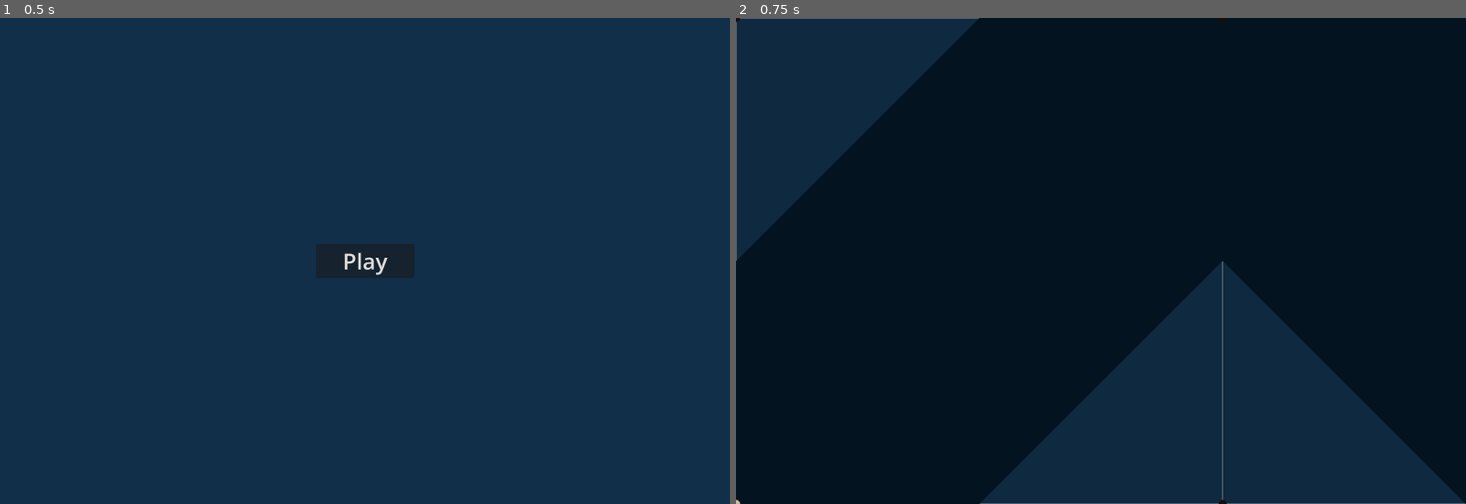
Above: before the commit, frames 1-2 (left to right).
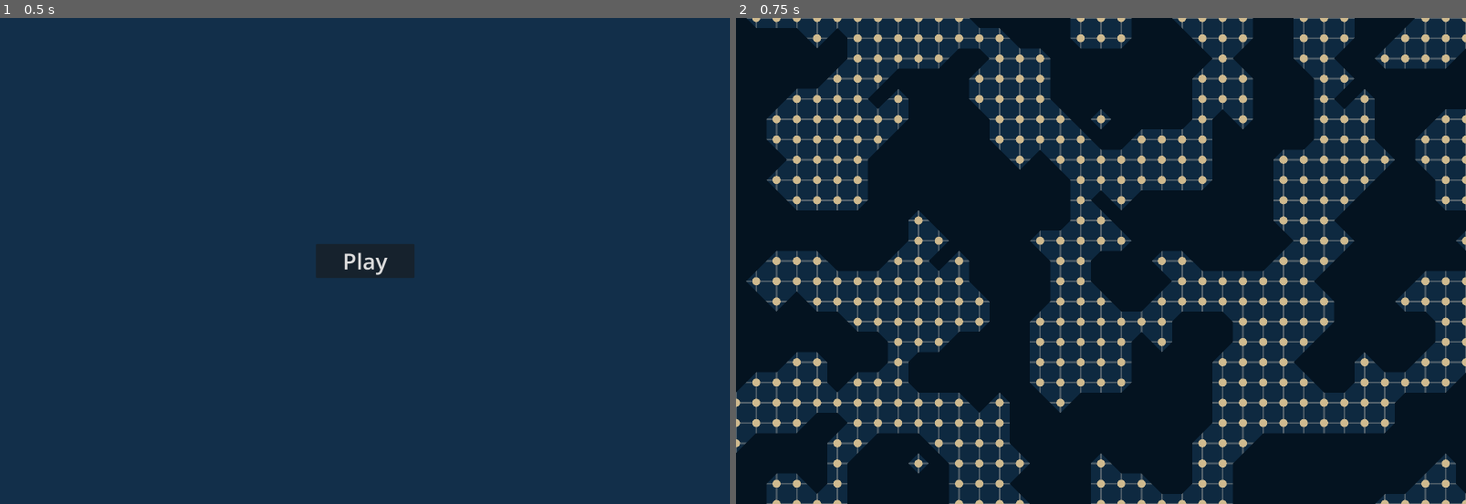
Above: after the commit, the same moments.

Repository: TrevorBuchanan/TestGogotGame
Game: Godot game, scene res://scenes/main.tscn
Same seed, same stepped clock (60 frames per second), same inputs: the game is played once before the commit and once after it.
Inputs:
- Up to frame 1 (0.5 s): no input
- Up to frame 2 (0.75 s): click "Play" at 0.5 s

Frame 1 is identical in both runs. In frame 2, 50% of the frame differs, in the area x 0-100%, y 0-100%.

Commit message:
Working marching squares

Diff:
--- a/scenes/test_marching_squares.tscn
+++ b/scenes/test_marching_squares.tscn
@@ -3,10 +3,11 @@
 [ext_resource type="Script" path="res://scripts/test_marching_squares.gd" id="1_p2fbi"]
 
 [sub_resource type="FastNoiseLite" id="FastNoiseLite_yf2uq"]
+frequency = 0.0031
 
 [sub_resource type="NoiseTexture2D" id="NoiseTexture2D_dtf1j"]
-width = 256
-height = 256
+width = 128
+height = 128
 noise = SubResource("FastNoiseLite_yf2uq")
 
 [node name="TestMarchingSquares" type="Node2D"]
@@ -16,5 +17,5 @@
 point_color2 = Color(0.109804, 0.0509804, 0.0352941, 1)
 line_color = Color(0.980392, 0.921569, 0.843137, 0.278431)
 marching_square_color = Color(0.0166773, 0.0733041, 0.127261, 1)
-grid_size = 1200
+isolevel = 0.49
 noise = SubResource("NoiseTexture2D_dtf1j")
--- a/scripts/test_marching_squares.gd
+++ b/scripts/test_marching_squares.gd
@@ -20,10 +20,11 @@
 	draw_rect(Rect2(0, 0, width, height), backgound_color)
 	# Draw reference lines
 	draw_lines()
+	# Draw reference points
+	draw_points()
 	# Draw marching squares
 	draw_marching_squares()
-	# Draw reference points
-	draw_points()
+
 
 func draw_lines():
 	var i = 0
@@ -44,10 +45,10 @@
 			j = 0
 			while j <= height:
 				var value = (noise.noise.get_noise_2d(i, j) + 1.0) / 2.0
-				if value < isolevel:
+				if value > isolevel:
+					value = 1.0
+				else:
 					value = 0.0
-				else:
-					value = 1.0
 				var lerp_color = point_color1.lerp(point_color2, value)
 				draw_circle(Vector2(i, j), 10, lerp_color)
 				j += grid_size
@@ -96,9 +97,9 @@
 					square_index |= 0b0001
 				if (noise.noise.get_noise_2d(i + grid_size, j) + 1.0) / 2.0 > isolevel:
 					square_index |= 0b0010
+				if (noise.noise.get_noise_2d(i + grid_size, j + grid_size) + 1.0) / 2.0 > isolevel:
+					square_index |= 0b0100
 				if (noise.noise.get_noise_2d(i, j + grid_size) + 1.0) / 2.0 > isolevel:
-					square_index |= 0b0100
-				if (noise.noise.get_noise_2d(i + grid_size, j + grid_size) + 1.0) / 2.0 > isolevel:
 					square_index |= 0b1000
 				var tris = triTable[square_index]
 				var k = 0
